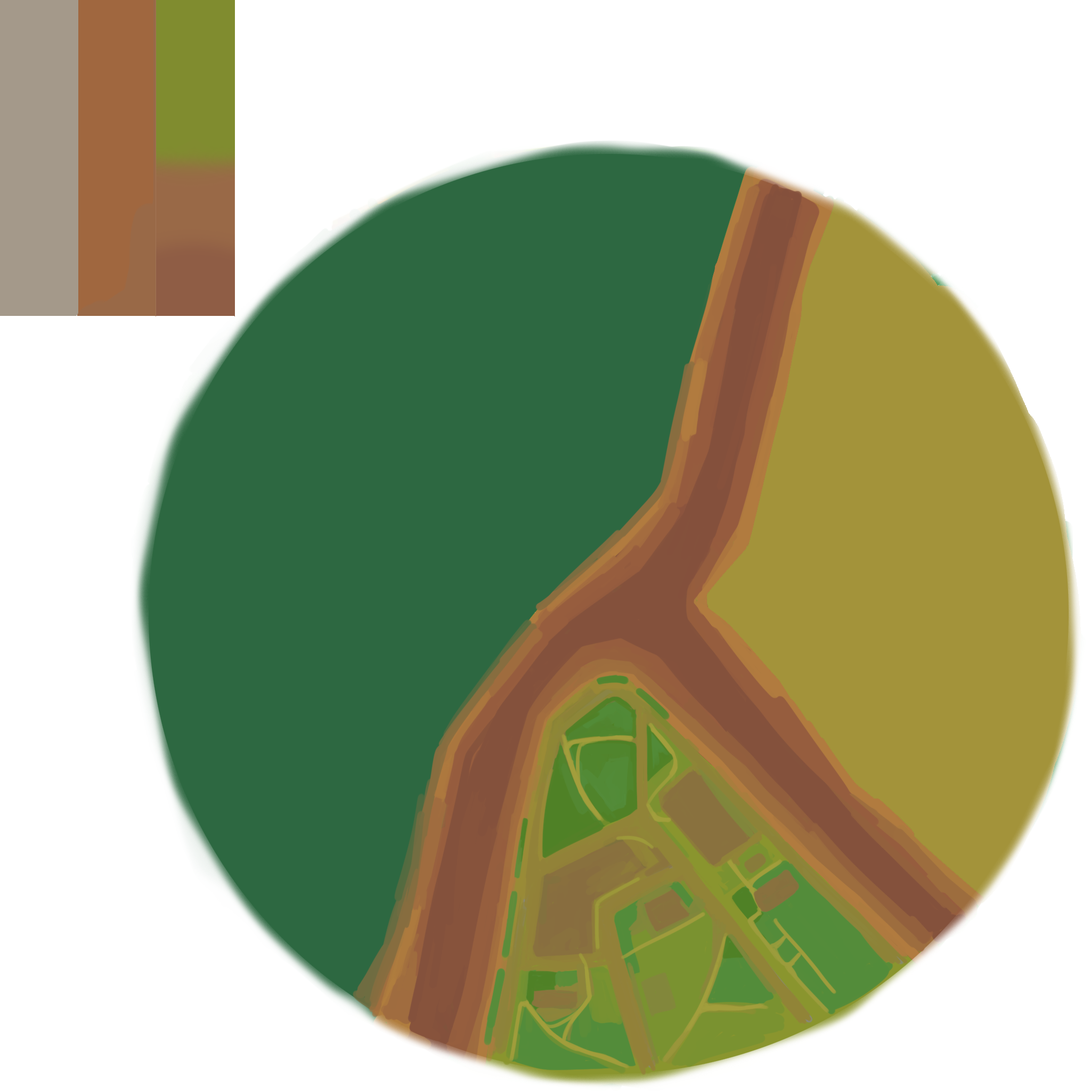
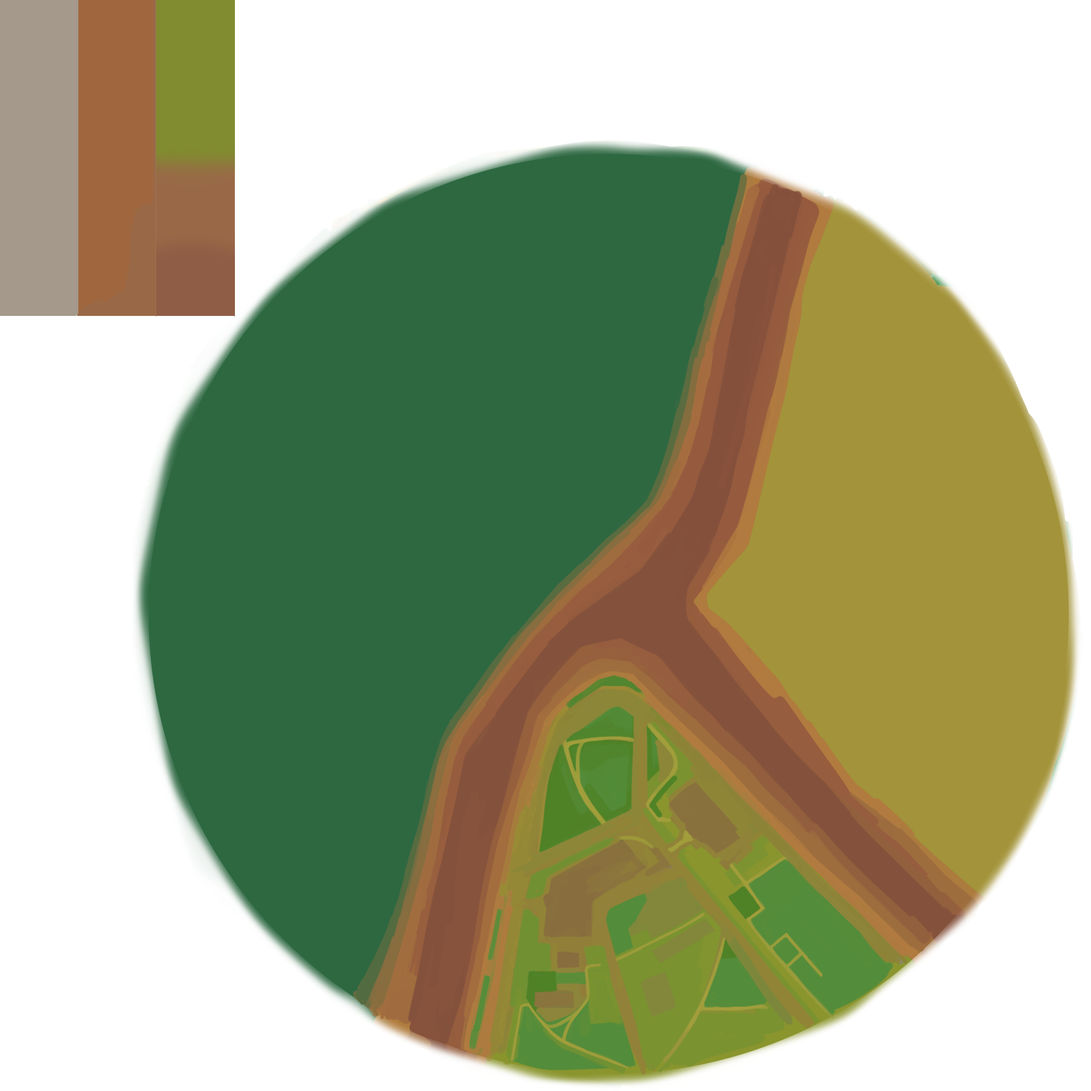
Comparing the layer stacks of the two (1091, 1091) images. Changes:
painted on "Teinte/Saturation 1" over bbox(355, 173, 837, 1074)
